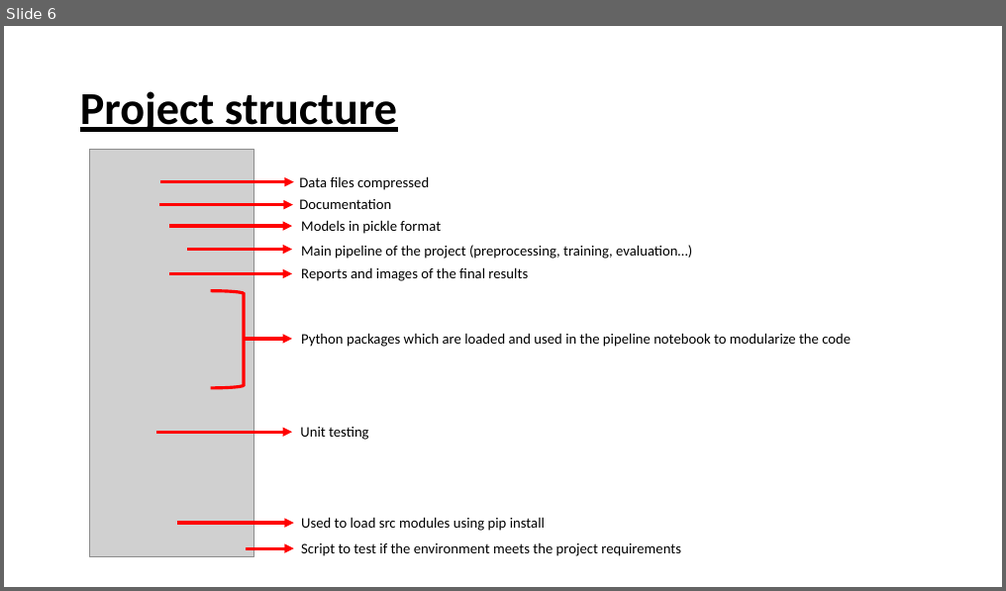
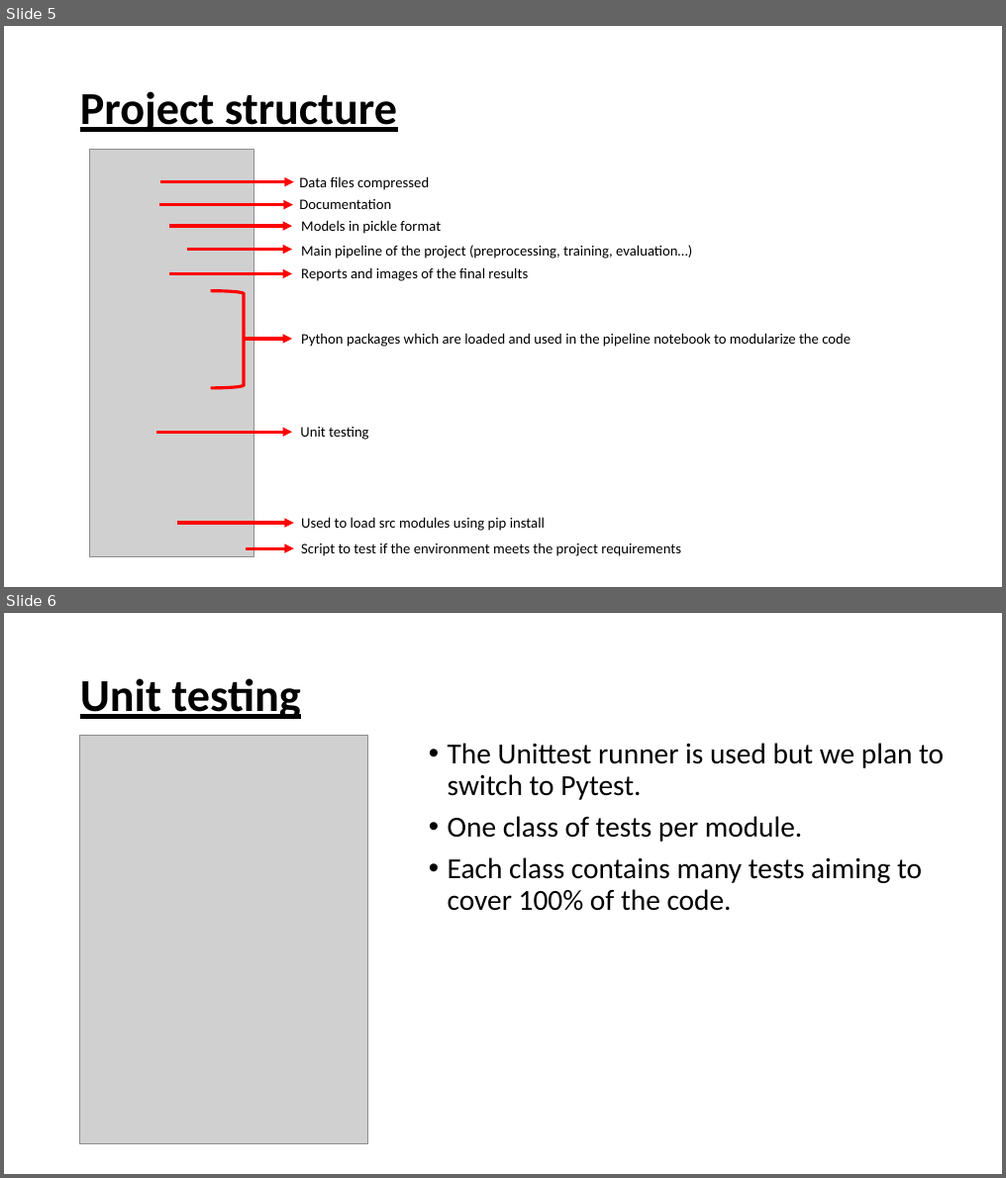
Before and after one commit to gatrikh/project_m05, a slide deck: docs/Presentation.pptx. Shown one above the other, each under a label of ours: slide 6 before the commit, slides 5 and 6 after it. The pictures are 1006x591 and 1006x1178 pixels, drawn with LibreOffice and Linux fonts; fonts in the diff are those of the drawing; grey boxes stand for pictures. Boxes give left, top, right and bottom in pixels: in the first picture for what was removed or moved away, otherwise in the second. Text is boxed around its words. In the diff, an @@ line names an element or a change of style, - is before the commit and + after.

```diff
--- a/docs/Presentation.pptx
+++ b/docs/Presentation.pptx
@@ slide 6 added at box(4, 613, 1002, 1174), background #FFFFFF @@
@@ title added at box(80, 678, 300, 719), 44 pt, text #000000, bold, underline @@
+Unit testing
@@ picture added at box(79, 735, 368, 1145) @@
@@ text added at box(448, 743, 944, 911), 28 pt, text #000000 @@
+• The Unittest runner is used but we plan to switch to Pytest.
+• One class of tests per module.
+• Each class contains many tests aiming to cover 100% of the code.
@@ what was slide 6 is now slide 5 @@
```
Also in this commit, not shown: 4 slides changed, 1 other slide added, 2 slides removed, 2 other files.
